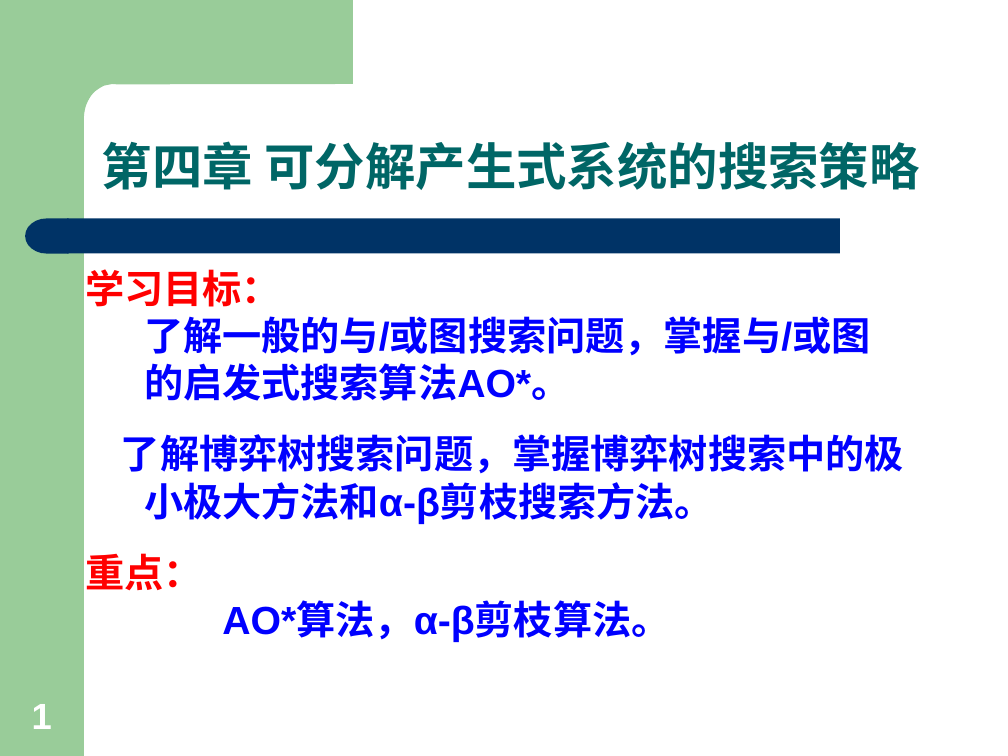
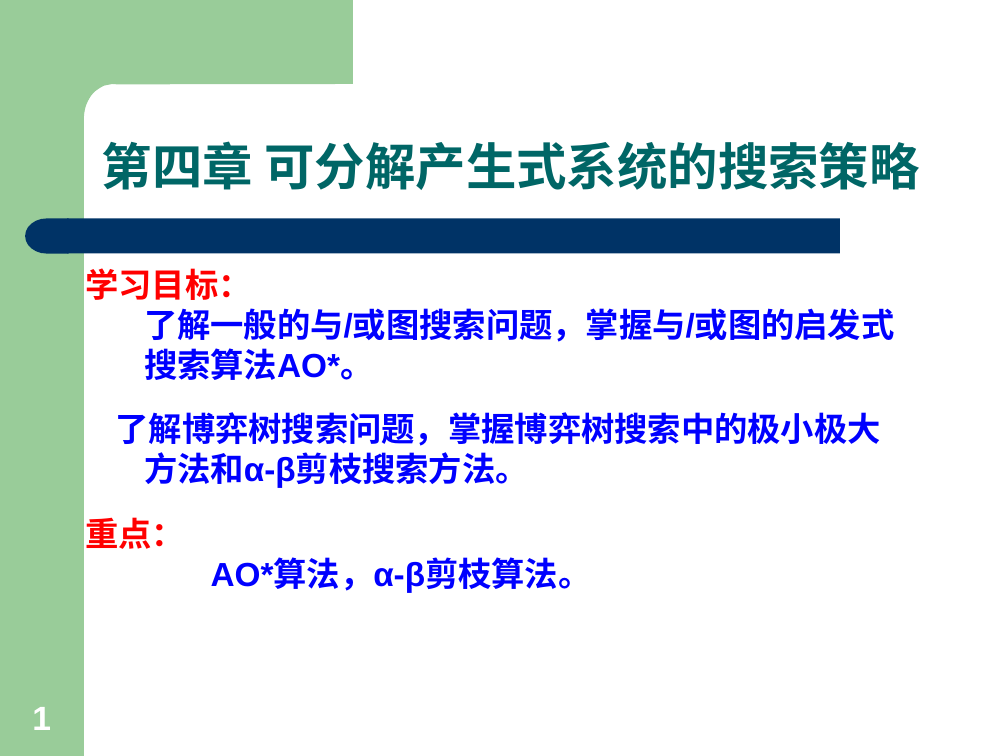
Before and after one commit to jxwb088047/AI_Review, a slide deck: slide 1 of 人工智能PPT/4. 可分解的产生式系统.ppt. Drawn at 1008x756 pixels with LibreOffice and Linux fonts; fonts in the diff are those of the drawing. Boxes give left, top, right and bottom in pixels: in the first picture for what was removed or moved away, otherwise in the second. Text is boxed around its words. In the diff, an @@ line names an element or a change of style, - is before the commit and + after.

```diff
--- a/人工智能PPT/4. 可分解的产生式系统.ppt
+++ b/人工智能PPT/4. 可分解的产生式系统.ppt
@@ text "学习目标： 了解一般的与/或图搜索问题，掌握与/或图的启发式搜索算法AO*。" at bbox=[85, 268, 894, 592]: size 28 to 23.8 pt @@
@@ page number at bbox=[32, 707, 51, 730]: size 26 to 24.1 pt @@
```
Also in this commit, not shown: 12 other slides changed, 6 other files.
